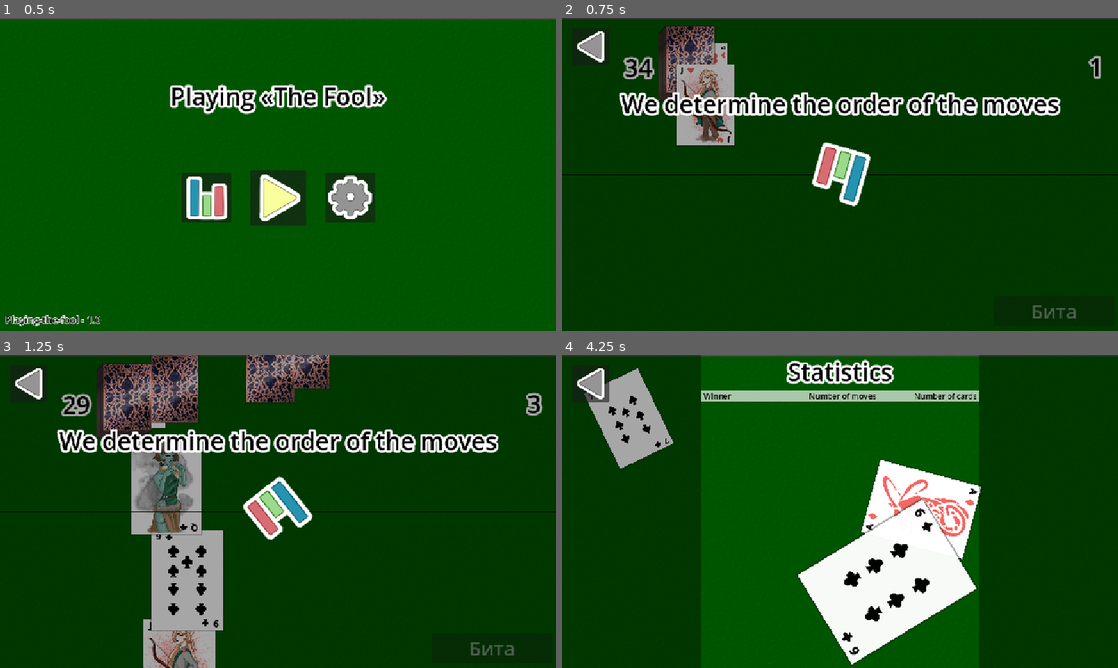
Above: before the commit, frames 1-4 (two rows, left to right).
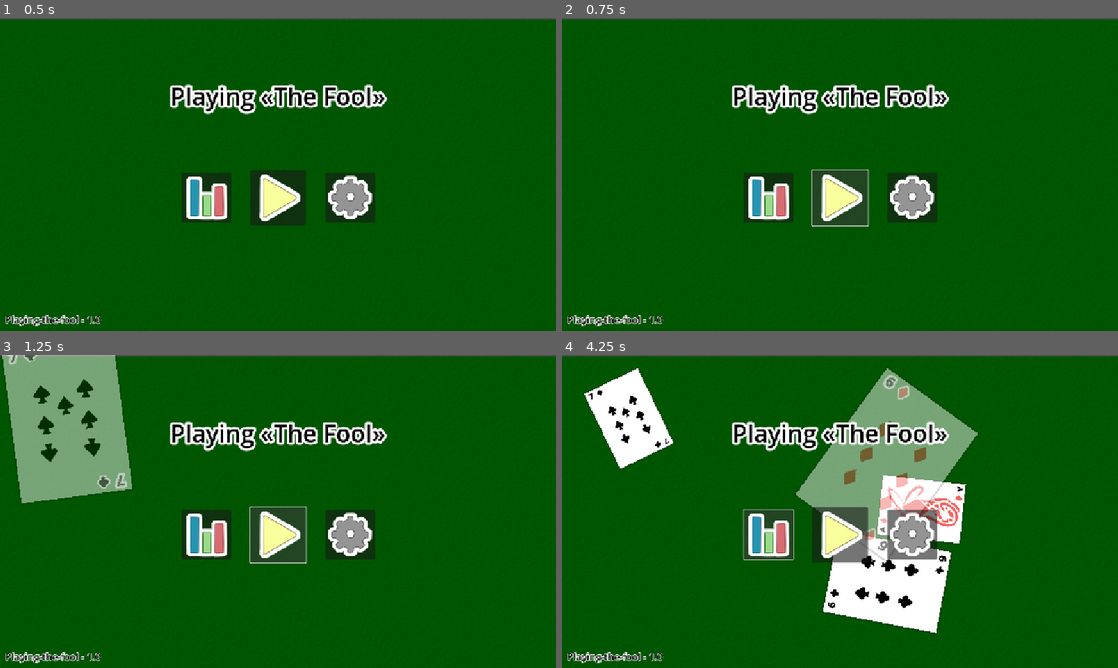
Above: after the commit, the same moments.

Repository: Yulya-S/Playing-the-fool
Game: Godot game, scene res://scenes/main.tscn
Two runs of this game, one before a commit and one after it. Both use one fixed random seed, a clock stepped at 60 frames per second and the inputs below.
Inputs (mouse positions are in pixels of both pictures, inside the frame that each line leads up to; where the layout moved, square brackets give the same spot in the first picture):
- Up to frame 1 (0.5 s): no input
- Up to frame 2 (0.75 s): click (840, 196) at 0.5 s
- Up to frame 3 (1.25 s): no input
- Up to frame 4 (4.25 s): click (840, 533) [589, 383] at 1.25 s; click (767, 533) at 2 s; click (589, 383) at 2.77 s; click (767, 533) at 3.5 s

Frame 1 is identical in both runs. In frame 2, 98% of the frame differs, in the area x 0-100%, y 0-100%; in frame 3, 98%; in frame 4, 71%.
Error before the commit: Invalid call. Nonexistent function 'store_json' in base 'Node (Global.gd)'. (res://scripts/main.gd:14)
Error after the commit: Invalid call. Nonexistent function 'store_json' in base 'Node (Global.gd)'. (res://scripts/main.gd:11)

Commit message:
Fixed a bug with the initial color change.

Diff:
--- a/playing-the-fool/scripts/main.gd
+++ b/playing-the-fool/scripts/main.gd
@@ -6,14 +6,14 @@
 
 # Создание сцены
 func _ready() -> void:
-	# Настройки
-	Global.main = self
-	$Sprite2D.modulate = Color("#"+Global.config.background_color)
 	# Создание файлов и директорий
 	if not DirAccess.dir_exists_absolute(Global.user_path): DirAccess.make_dir_absolute(Global.user_path)
 	if not FileAccess.file_exists(Global.stats_file_path): Global.store_json(Global.stats_file_path, [])
 	Global.create_config()
 	TranslationServer.set_locale(Global.config.lang)
+	# Настройки
+	Global.main = self
+	$Sprite2D.modulate = Color("#"+Global.config.background_color)
 
 # Таймер для анимации
 func _on_timer_timeout() -> void:
